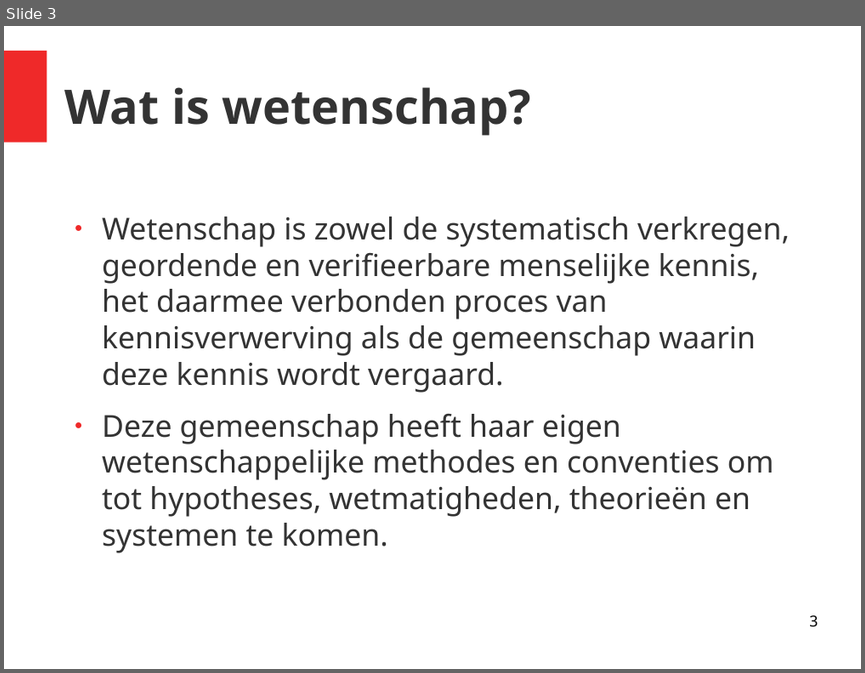
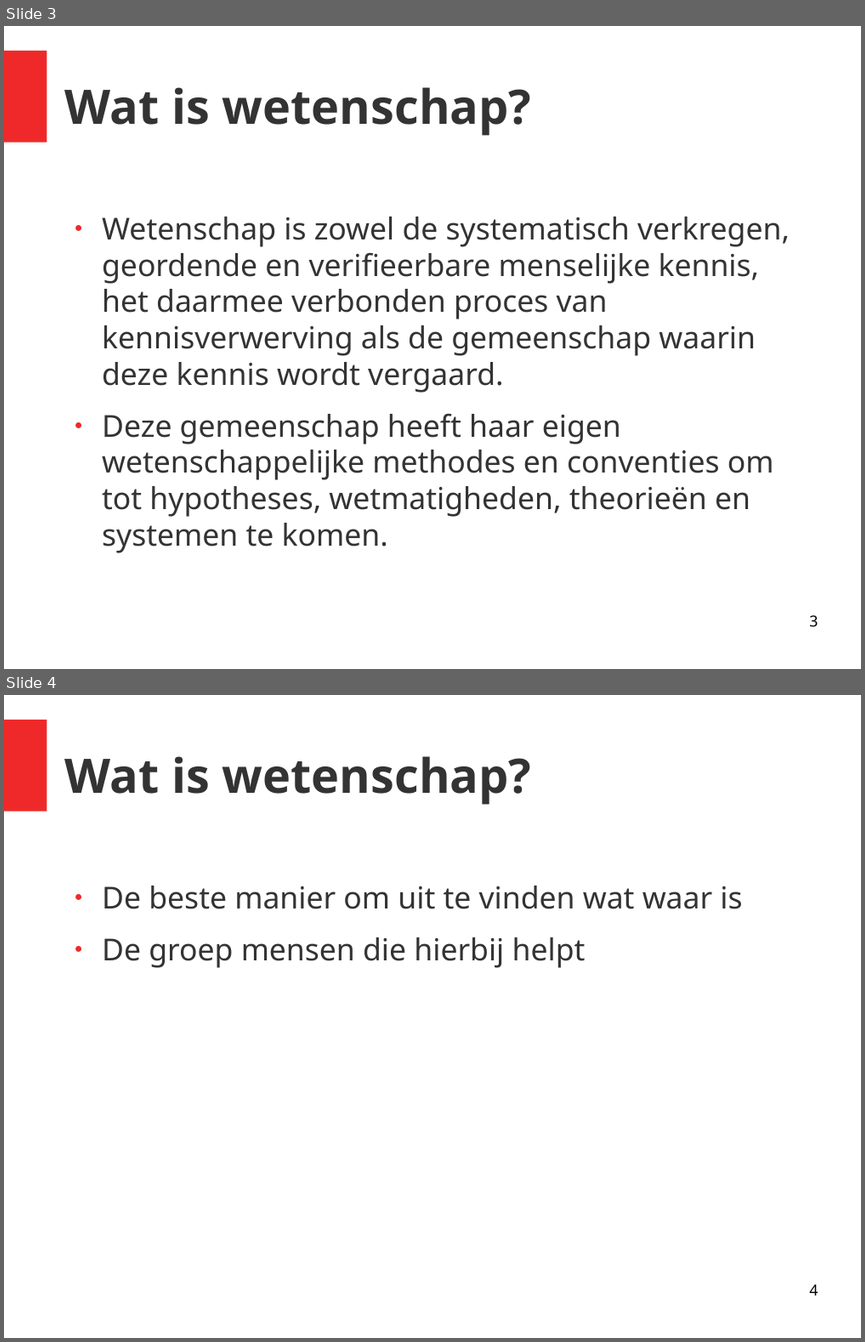
Before and after one commit to richelbilderbeek/gastles_petje_af_20201011, a slide deck: presentatie.odp. Shown one above the other, each under a label of ours: slide 3 before the commit, slides 3 and 4 after it. The pictures are 865x673 and 865x1342 pixels, drawn with LibreOffice and Linux fonts; fonts in the diff are those of the drawing. Boxes give left, top, right and bottom in pixels: in the first picture for what was removed or moved away, otherwise in the second. Text is boxed around its words. In the diff, an @@ line names an element or a change of style, - is before the commit and + after.

```diff
--- a/presentatie.odp
+++ b/presentatie.odp
@@ slide 4 added at <box>4,695,861,1338</box>, background #FFFFFF; not listed: 1 template element that a slide beside it also shows @@
@@ title added at <box>65,756,532,805</box>, 44 pt, text #333333, bold @@
+Wat is wetenschap?
@@ text added at <box>102,885,742,968</box>, 28 pt, text #333333 @@
+● De beste manier om uit te vinden wat waar is
+● De groep mensen die hierbij helpt
@@ page number added at <box>809,1284,817,1295</box>, 14 pt, text #000000 @@
+4
```
Also in this commit, not shown: 25 other slides added, 9 other files.
